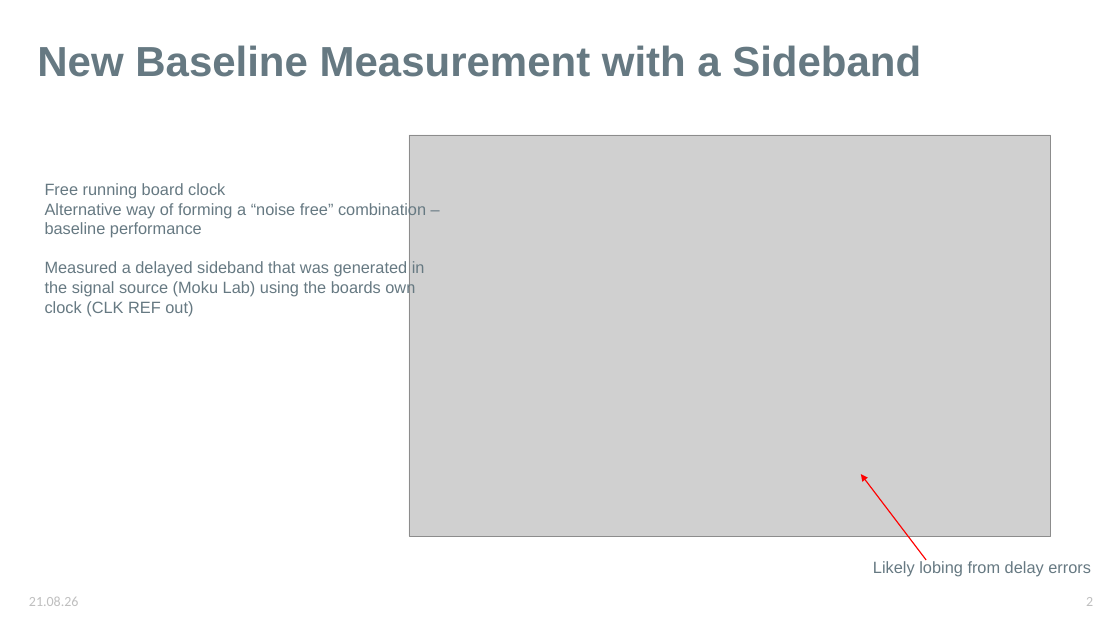
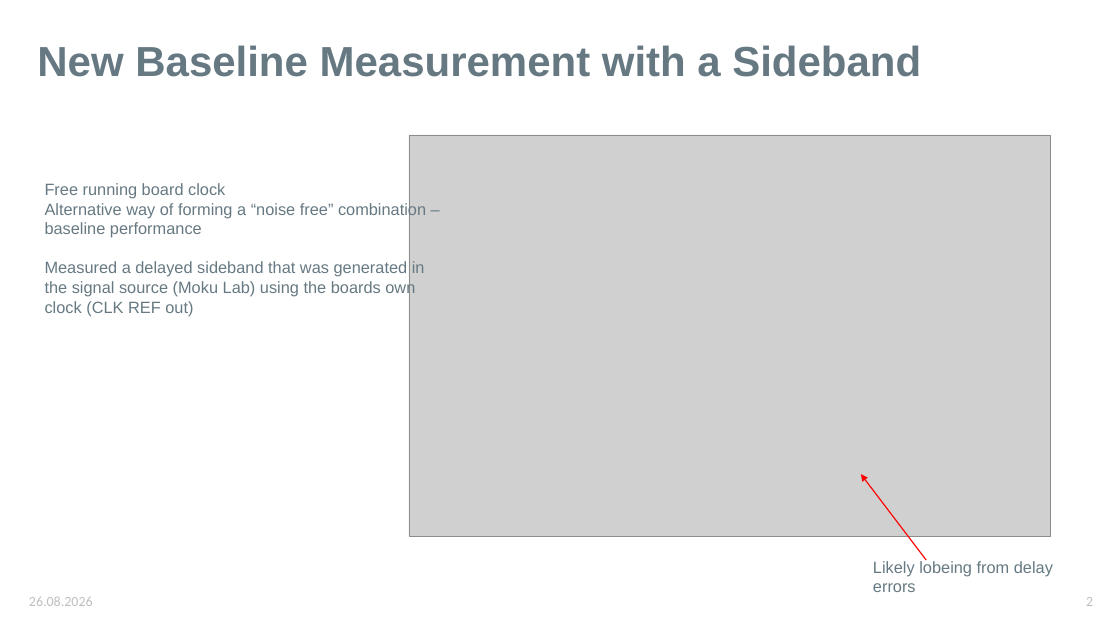
Before and after one commit to karinkruuse/Esitlused, a slide deck: slide 2 of updates.pptx. Drawn at 1120x630 pixels with LibreOffice and Linux fonts; fonts in the diff are those of the drawing; grey boxes stand for pictures. Boxes give left, top, right and bottom in pixels: in the first picture for what was removed or moved away, otherwise in the second. Text is boxed around its words. In the diff, an @@ line names an element or a change of style, - is before the commit and + after.

```diff
--- a/updates.pptx
+++ b/updates.pptx
@@ text at [873, 559, 1053, 592]: text changed @@
-Likely lobing from delay errors
+Likely lobeing from delay errors
@@ text at [29, 597, 93, 606]: text changed @@
-21.08.26
+26.08.2026
```
Also in this commit, not shown: 5 other slides changed, 9 other files.
